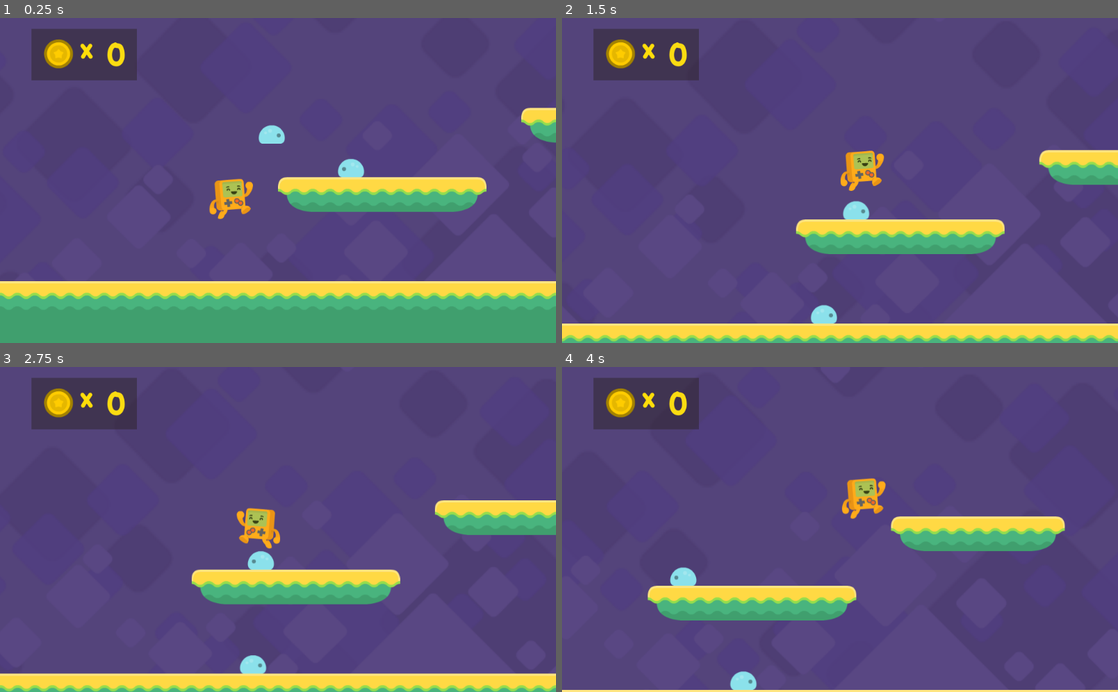
Above: before the commit, frames 1-4 (two rows, left to right).
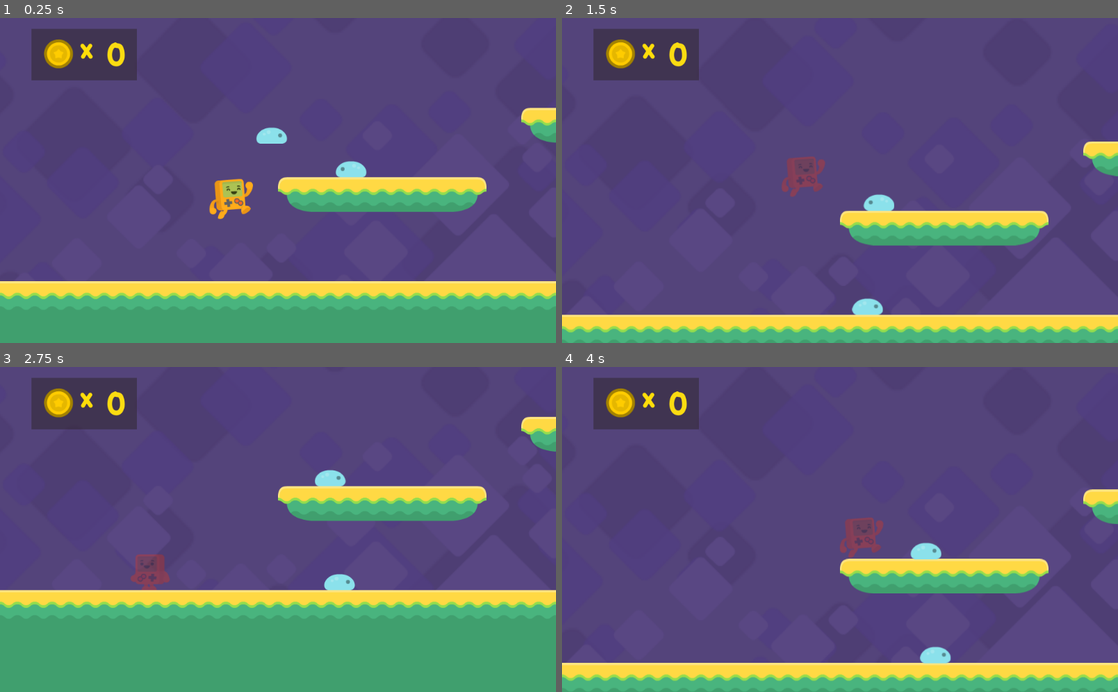
Above: after the commit, the same moments.

Repository: AshishThakur10/Farland
Game: Godot game, scene res://scenes/Levels/Level1.tscn
Two runs of this game, one before a commit and one after it. Both use one fixed random seed, a clock stepped at 60 frames per second and the inputs below. Before the commit the project has no main scene; this scene is started directly in both runs.
Inputs:
- Up to frame 1 (0.25 s): no input
- Up to frame 2 (1.5 s): hold Right (ui_right) from 0.53 s (still down); tap Up (ui_up) at 0.77 s
- Up to frame 3 (2.75 s): tap Up (ui_up) at 1.52 s; release Right (ui_right) at 2.03 s; hold Left (ui_left) from 2.03 s (still down)
- Up to frame 4 (4 s): release Left (ui_left) at 2.78 s; hold Right (ui_right) from 2.78 s (still down); tap Up (ui_up) at 3.02, 3.77 s

The runs differ from the first frame. In frame 1, 0.1% of the frame differs, in the area x 46-66%, y 32-50%; in frame 2, 15%; in frame 3, 41%, in the area x 0-100%, y 15-100%; in frame 4, 22%.

Commit message:
enemy power UI
added some enemy function and a simple UI

Diff:
--- a/project.godot
+++ b/project.godot
@@ -16,6 +16,7 @@
 [application]
 
 config/name="Farland"
+run/main_scene="res://scenes/UI/MainMenu.tscn"
 config/icon="res://icon.png"
 
 [input]
--- a/scenes/Instance/enemy.tscn
+++ b/scenes/Instance/enemy.tscn
@@ -21,6 +21,12 @@
 [sub_resource type="RectangleShape2D" id=2]
 extents = Vector2( 21, 11.759 )
 
+[sub_resource type="RectangleShape2D" id=3]
+extents = Vector2( 21, 4 )
+
+[sub_resource type="RectangleShape2D" id=4]
+extents = Vector2( 28, 11 )
+
 [node name="enemy" type="KinematicBody2D"]
 collision_layer = 16
 collision_mask = 39
@@ -29,6 +35,8 @@
 [node name="AnimatedSprite" type="AnimatedSprite" parent="."]
 frames = SubResource( 1 )
 animation = "crawl"
+frame = 1
+playing = true
 
 [node name="CollisionShape2D" type="CollisionShape2D" parent="."]
 position = Vector2( 0, 5.102 )
@@ -38,3 +46,25 @@
 enabled = true
 cast_to = Vector2( 0, 20 )
 collision_mask = 2
+
+[node name="top_checker" type="Area2D" parent="."]
+collision_layer = 16
+collision_mask = 33
+
+[node name="CollisionShape2D" type="CollisionShape2D" parent="top_checker"]
+position = Vector2( 0, -11 )
+shape = SubResource( 3 )
+
+[node name="side_checker" type="Area2D" parent="."]
+collision_layer = 16
+collision_mask = 33
+
+[node name="CollisionShape2D" type="CollisionShape2D" parent="side_checker"]
+position = Vector2( 0, 5 )
+shape = SubResource( 4 )
+
+[node name="Timer" type="Timer" parent="."]
+wait_time = 0.5
+[connection signal="body_entered" from="top_checker" to="." method="_on_top_checker_body_entered"]
+[connection signal="body_entered" from="side_checker" to="." method="_on_side_checker_body_entered"]
+[connection signal="timeout" from="Timer" to="." method="_on_Timer_timeout"]
--- /dev/null
+++ b/scenes/Instance/hero.tscn
@@ -0,0 +1,24 @@
+[gd_scene load_steps=4 format=2]
+
+[ext_resource path="res://Assest/enemies-sprites/hero_spritesheet.png" type="Texture" id=1]
+
+[sub_resource type="CapsuleShape2D" id=1]
+
+[sub_resource type="Animation" id=2]
+resource_name = "New Anim"
+
+[node name="KinematicBody2D" type="KinematicBody2D"]
+
+[node name="CollisionShape2D" type="CollisionShape2D" parent="."]
+shape = SubResource( 1 )
+
+[node name="AnimationPlayer" type="AnimationPlayer" parent="."]
+"anims/New Anim" = SubResource( 2 )
+
+[node name="AnimatedSprite" type="AnimatedSprite" parent="."]
+
+[node name="Sprite" type="Sprite" parent="."]
+texture = ExtResource( 1 )
+vframes = 5
+hframes = 8
+frame = 11
--- /dev/null
+++ b/scenes/UI/MainMenu.tscn
@@ -0,0 +1,47 @@
+[gd_scene load_steps=4 format=2]
+
+[ext_resource path="res://scenes/UI/StartButton.gd" type="Script" id=1]
+[ext_resource path="res://Assest/fonts/BalsamiqSans-Bold.ttf" type="DynamicFontData" id=2]
+
+[sub_resource type="DynamicFont" id=1]
+size = 84
+font_data = ExtResource( 2 )
+
+[node name="MainMenu" type="Control"]
+anchor_right = 1.0
+anchor_bottom = 1.0
+
+[node name="ColorRect" type="ColorRect" parent="."]
+anchor_right = 1.0
+anchor_bottom = 1.0
+color = Color( 0.196078, 0.333333, 0.486275, 1 )
+__meta__ = {
+"_edit_use_anchors_": false
+}
+
+[node name="Label" type="Label" parent="."]
+anchor_right = 1.0
+margin_top = 36.9098
+margin_bottom = 138.91
+custom_fonts/font = SubResource( 1 )
+text = "Farland"
+align = 1
+__meta__ = {
+"_edit_use_anchors_": false
+}
+
+[node name="StartButton" type="Button" parent="."]
+anchor_left = 0.499
+anchor_top = 0.427
+anchor_right = 0.499
+anchor_bottom = 0.427
+margin_left = -156.976
+margin_top = -5.20001
+margin_right = 158.024
+margin_bottom = 81.8
+text = "Play"
+script = ExtResource( 1 )
+__meta__ = {
+"_edit_use_anchors_": false
+}
+[connection signal="pressed" from="StartButton" to="StartButton" method="_on_StartButton_pressed"]
--- /dev/null
+++ b/scenes/UI/StartButton.gd
@@ -0,0 +1,8 @@
+extends Button
+
+func _ready() -> void:
+	pass
+
+
+func _on_StartButton_pressed() -> void:
+	get_tree().change_scene("res://scenes/Levels/Level1.tscn")
--- a/scripts/Objects/enemy.gd
+++ b/scripts/Objects/enemy.gd
@@ -1,5 +1,6 @@
 extends KinematicBody2D
 var velocity = Vector2()
+var speed = 50
 export var direction = 1
 export var detects_cliffs = true
 
@@ -17,7 +18,30 @@
 		$"floor-checker".position.x = $CollisionShape2D.shape.get_extents().x * direction
 
 	velocity.y += 20
-	velocity.x = 50 * direction
+	velocity.x = speed * direction
 
 	velocity = move_and_slide(velocity,Vector2.UP)
 	pass
+
+
+func _on_top_checker_body_entered(body: Node) -> void:
+	$AnimatedSprite.play("squashed")
+	speed = 0
+	set_collision_layer_bit(4,false)
+	set_collision_mask_bit(0,false)
+	$top_checker.set_collision_layer_bit(4,false)
+	$top_checker.set_collision_mask_bit(0,false)
+	$side_checker.set_collision_layer_bit(4,false)
+	$side_checker.set_collision_mask_bit(0,false)
+	$Timer.start()
+	body.bounce()
+	pass
+
+
+func _on_side_checker_body_entered(body: Node) -> void:
+	print('hit')
+	body.ouch(position.x)
+
+
+func _on_Timer_timeout() -> void:
+	queue_free()
--- a/scripts/player.gd
+++ b/scripts/player.gd
@@ -36,3 +36,17 @@
 func add_coin():
 	coin = coin + 1
 	pass
+
+func bounce():
+	velocity.y = jumpforce * 0.7
+	pass
+
+func ouch(var enemyposx):
+	set_modulate(Color(1,0.3,0.3,0.3))
+	if position.x < enemyposx:
+		velocity.x = -500
+	elif position.x > enemyposx:
+		velocity.x = 500
+
+	Input.action_release("ui_left")
+	Input.action_release("ui_right")
Binary file added: Assest/enemies-sprites/hero_spritesheet.png
Not shown, added: Assest/enemies-sprites/hero_spritesheet.png.import
Not shown: 1 places in scenes/Instance/enemy.tscn that only renumber resources
